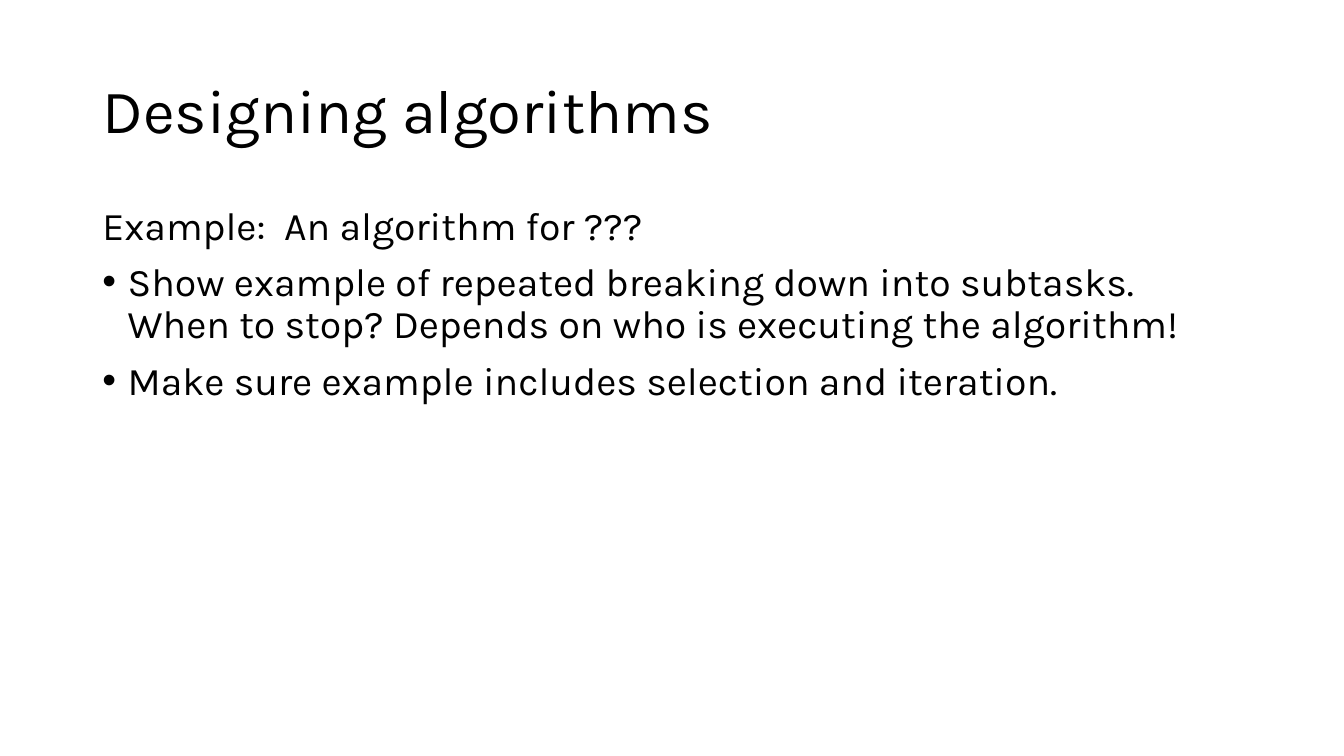
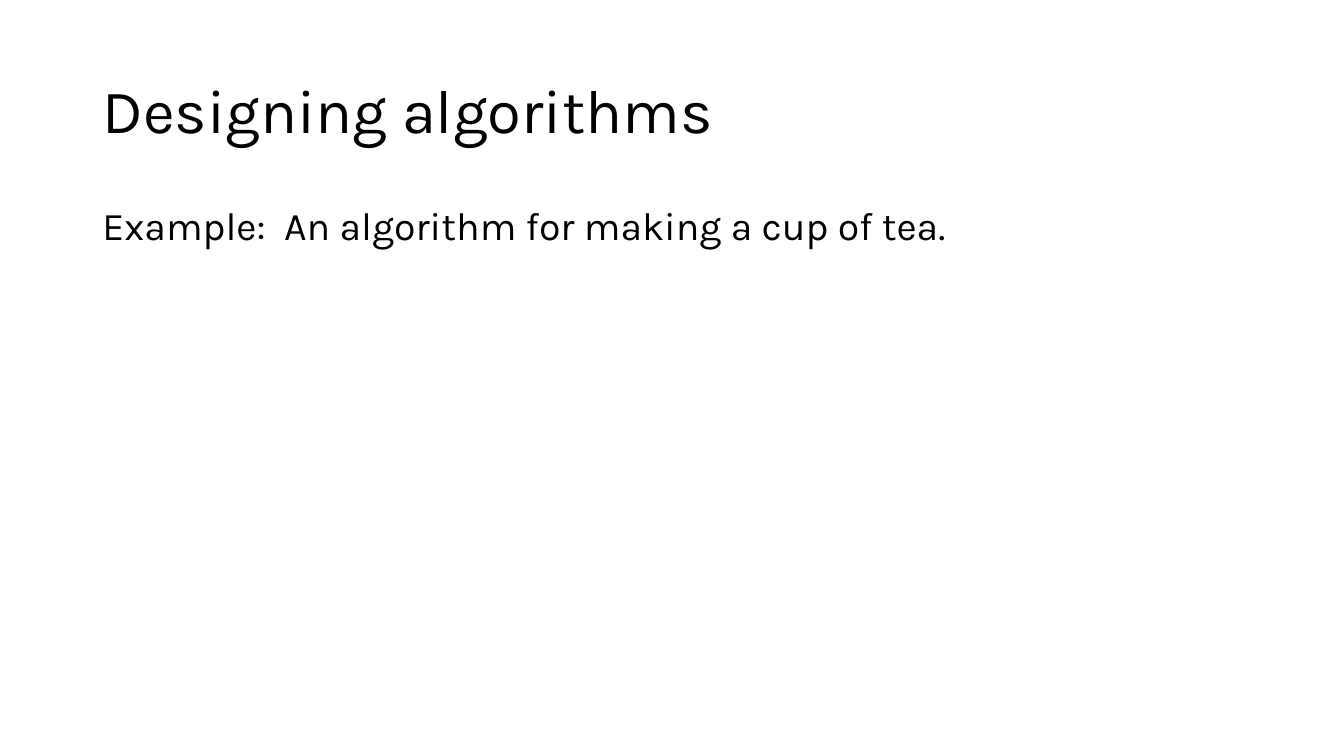
Before and after one commit to engmaths/SEMT10002_2025, a slide deck: slide 8 of Week_1_variables_operators_and_algorithms/Seminar_algorithms/seminar1_algorithms.pptx. Drawn at 1344x756 pixels with LibreOffice and Linux fonts; fonts in the diff are those of the drawing. Boxes give left, top, right and bottom in pixels: in the first picture for what was removed or moved away, otherwise in the second. Text is boxed around its words. In the diff, an @@ line names an element or a change of style, - is before the commit and + after.

```diff
--- a/Week_1_variables_operators_and_algorithms/Seminar_algorithms/seminar1_algorithms.pptx
+++ b/Week_1_variables_operators_and_algorithms/Seminar_algorithms/seminar1_algorithms.pptx
@@ text at (x1=102, y1=213, x2=945, y2=250): text changed @@
-Example: An algorithm for ???
-• Show example of repeated breaking down into subtasks. When to stop? Depends on who is executing the algorithm!
-• Make sure example includes selection and iteration.
+Example: An algorithm for making a cup of tea.
```
Also in this commit, not shown: 7 other slides changed, 6 slides added, 1 slide removed, 1 other file.
